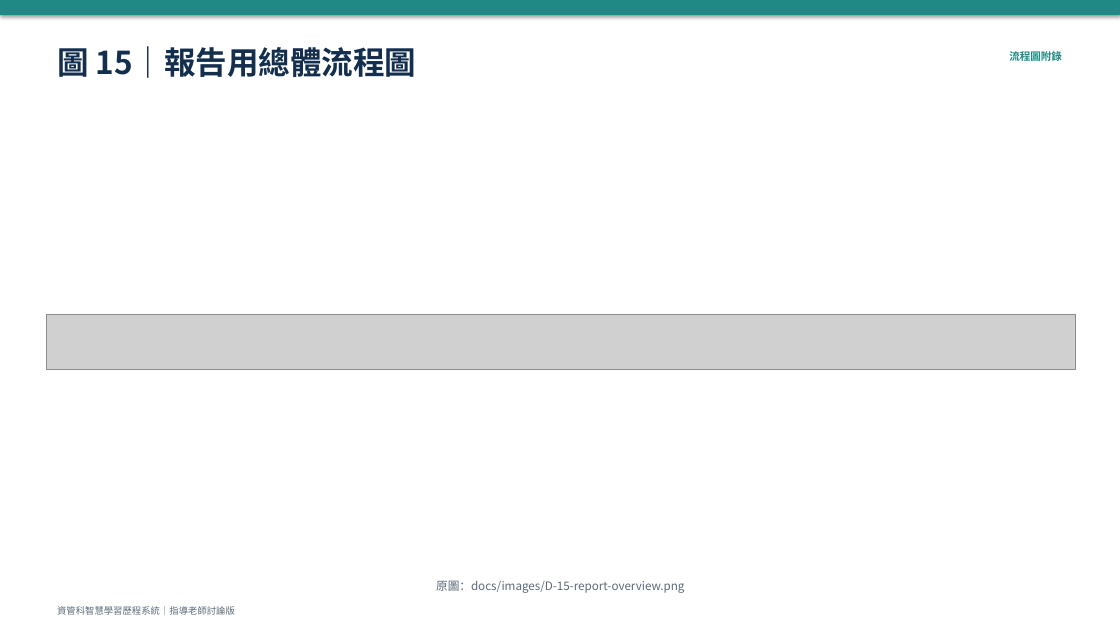
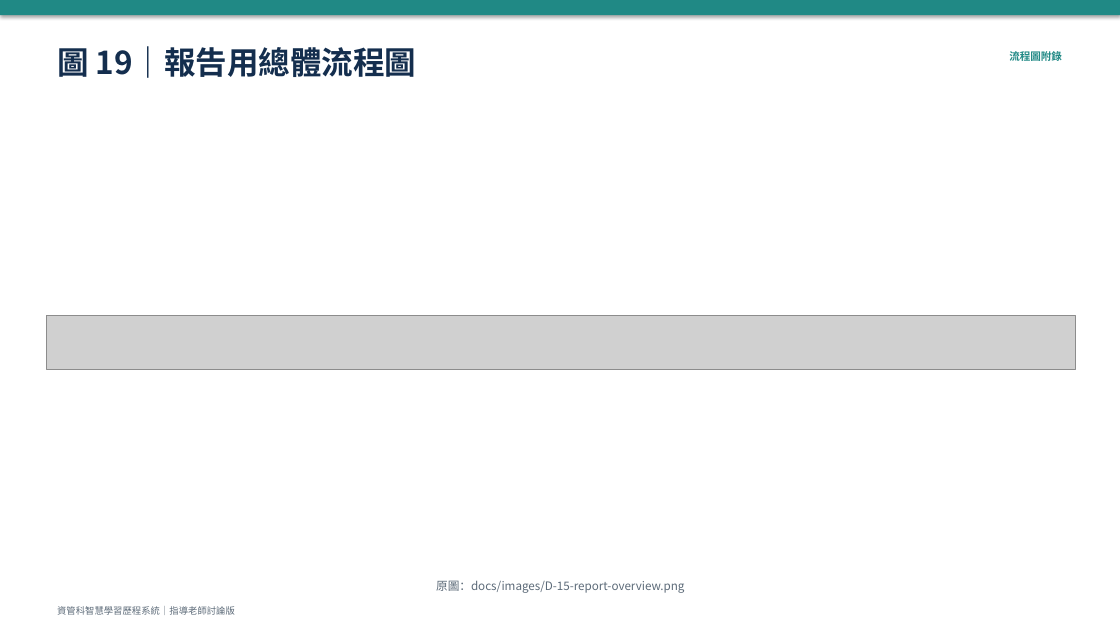
Before and after one commit to vujhdcusa/1028, a slide deck: slide 22 of docs/08_簡報/AI_流程圖彙整_2026-10-10.pptx (slide 16 before the commit). Drawn at 1120x630 pixels with LibreOffice and Linux fonts; fonts in the diff are those of the drawing; grey boxes stand for pictures. Boxes give left, top, right and bottom in pixels: in the first picture for what was removed or moved away, otherwise in the second. Text is boxed around its words. In the diff, an @@ line names an element or a change of style, - is before the commit and + after.

```diff
--- a/docs/08_簡報/AI_流程圖彙整_2026-10-10.pptx
+++ b/docs/08_簡報/AI_流程圖彙整_2026-10-10.pptx
@@ text at bbox=[57, 42, 417, 83]: text changed @@
-圖 15｜報告用總體流程圖
+圖 19｜報告用總體流程圖
```
Also in this commit, not shown: 17 other slides changed, 4 slides added, 56 other files.
